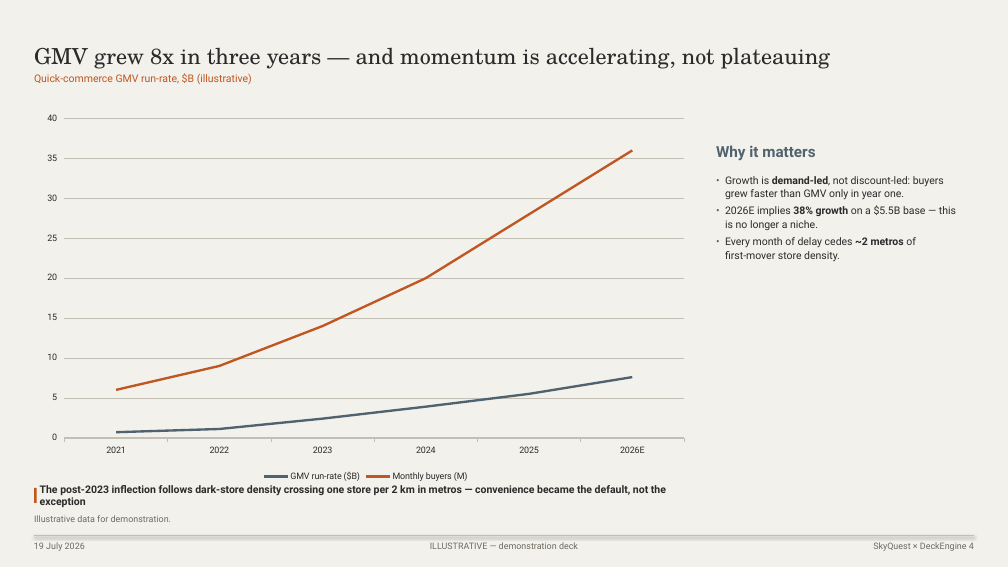
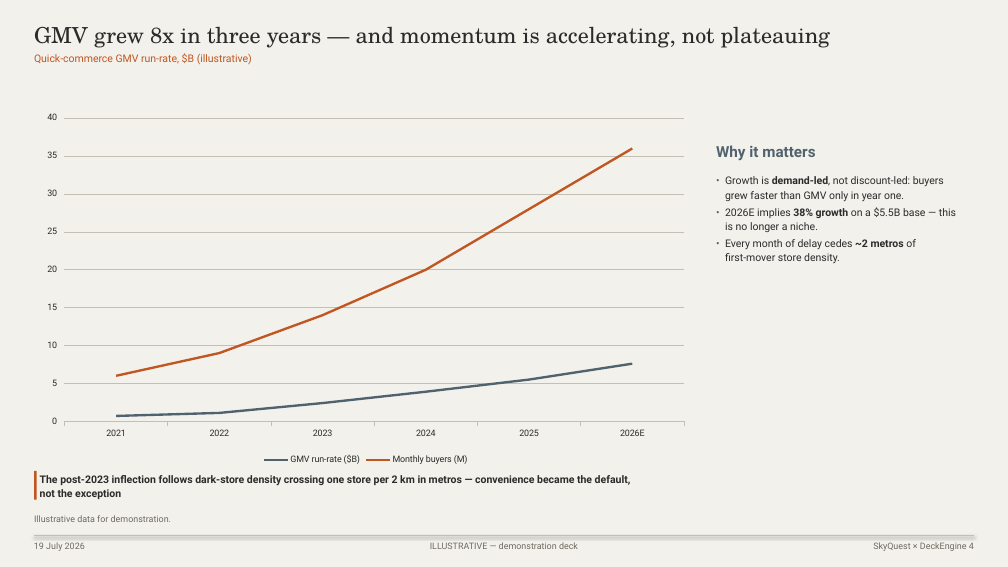
Before and after one commit to addiskers/pptv1, a slide deck: slide 4 of eval/out/showcase_qcommerce.pptx. Drawn at 1008x567 pixels with LibreOffice and Linux fonts; fonts in the diff are those of the drawing. Boxes give left, top, right and bottom in pixels: in the first picture for what was removed or moved away, otherwise in the second. Text is boxed around its words. In the diff, an @@ line names an element or a change of style, - is before the commit and + after.

```diff
--- a/eval/out/showcase_qcommerce.pptx
+++ b/eval/out/showcase_qcommerce.pptx
@@ text "GMV grew 8x in three ...": place and size @@
-text "GMV grew 8x in three ..." at <box>34,47,831,69</box>
+text "GMV grew 8x in three ..." at <box>34,26,831,48</box>
@@ text "GMV grew 8x in three ..." at <box>34,26,831,48</box>: line spacing 23.9pt to 24.4pt @@
@@ text "Quick-commerce GMV run-rate, $B (illustrative)": place and size @@
-text "Quick-commerce GMV run-rate, $B (illustrative)" at <box>34,73,252,84</box>
+text "Quick-commerce GMV run-rate, $B (illustrative)" at <box>34,53,252,64</box>
@@ line chart: place and size @@
-line chart at <box>34,106,697,485</box>
+line chart at <box>34,106,697,468</box>
@@ line spacing 13.3pt to 13.6pt in 6 elements at <box>725,176,944,201</box>, <box>725,207,956,232</box>, <box>725,239,916,263</box>, <box>34,53,252,64</box>, <box>716,204,725,219</box>, <box>716,235,725,250</box> @@
@@ rectangle: place and size @@
-rectangle at <box>34,488,37,503</box>
+rectangle at <box>34,471,37,500</box>
@@ text at <box>40,475,631,499</box>: text changed @@
-The post-2023 inflection follows dark-store density crossing one store per 2 km in metros — convenience became the default, not the exception
+The post-2023 inflection follows dark-store density crossing one store per 2 km in metros — convenience became the default,
+not the exception
```
Also in this commit, not shown: 13 other slides changed, 26 other files.
